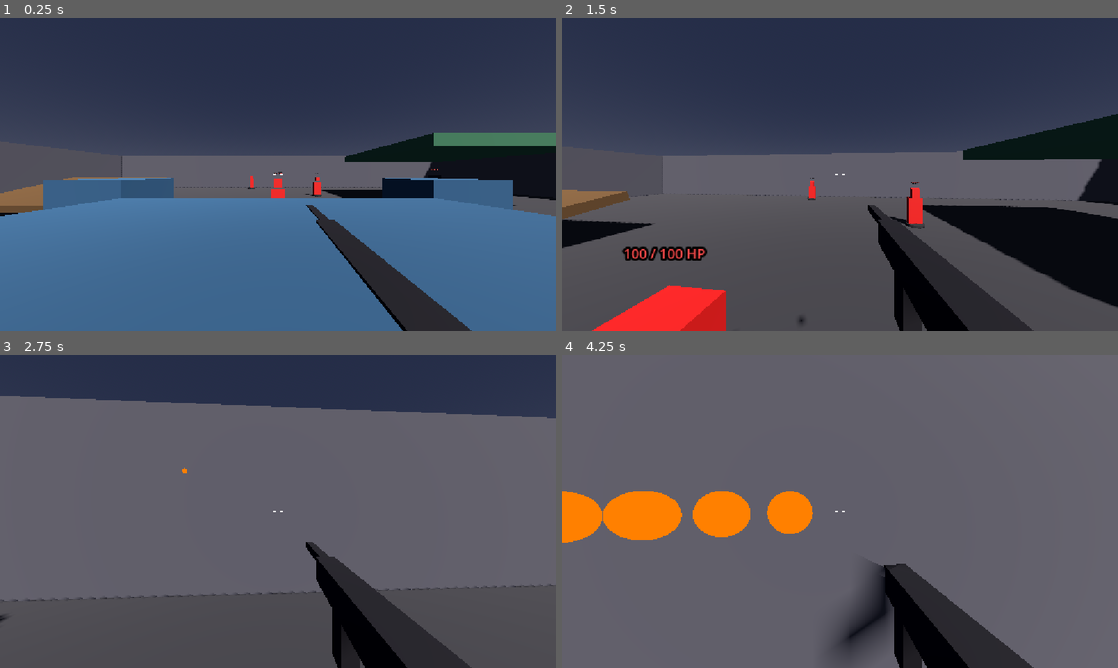
Above: before the commit, frames 1-4 (two rows, left to right).
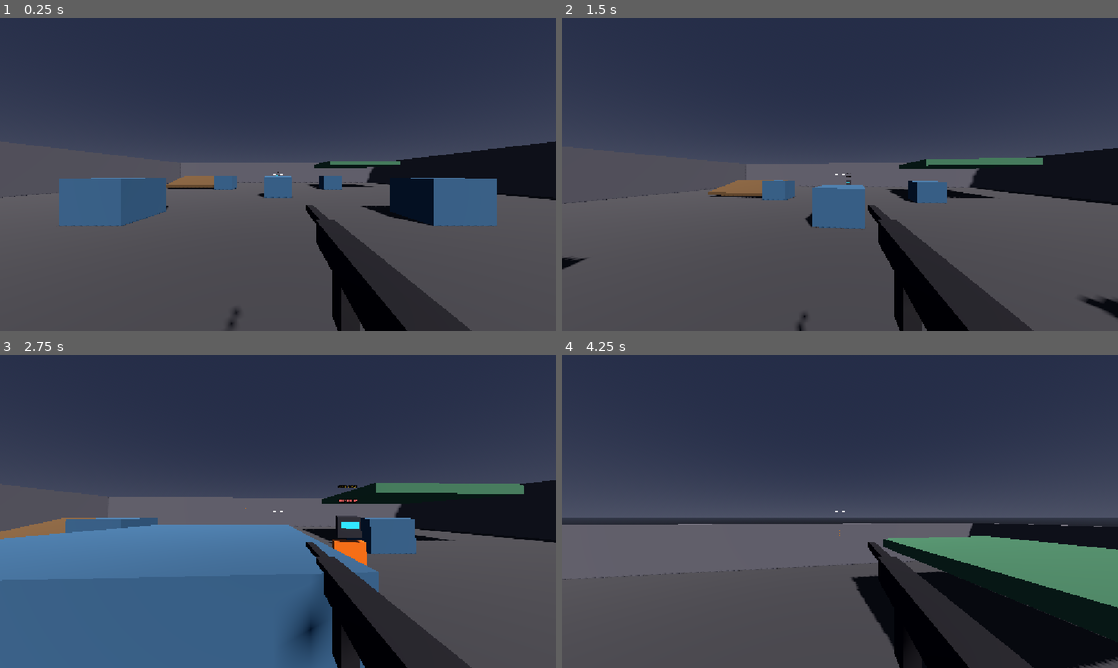
Above: after the commit, the same moments.

Repository: aimerscrypto/Project-FPS
Game: Godot game, scene res://scenes/maps/test_arena.tscn
Two runs of this game, one before a commit and one after it. Both use one fixed random seed, a clock stepped at 60 frames per second and the inputs below.
Inputs (mouse positions are in pixels of both pictures, inside the frame that each line leads up to):
- Up to frame 1 (0.25 s): no input
- Up to frame 2 (1.5 s): tap Enter at 0.5 s; move the mouse to (867, 174) at 0.52 s; hold Ctrl (crouch) 0.53-1.28 s; hold W (move_forward) from 0.53 s (still down); tap Space (jump) at 0.77 s; move the mouse to (812, 174) at 1.27 s; click (812, 174) at 1.35 s
- Up to frame 3 (2.75 s): keep holding W (move_forward); tap Space (jump) at 1.52 s; move the mouse to (289, 505) at 2.02 s; hold Shift (sprint) from 2.03 s (still down)
- Up to frame 4 (4.25 s): keep holding W (move_forward); move the mouse to (834, 517) at 2.77 s; release Shift (sprint) at 2.78 s; tap Ctrl (crouch) at 2.85 s; tap Space (jump) at 3.02, 3.77 s; move the mouse to (878, 514) at 3.52 s; press the mouse at (878, 514) at 3.53 s

The runs differ from the first frame. In frame 1, 44% of the frame differs, in the area x 0-100%, y 36-100%; in frame 2, 20%; in frame 3, 62%; in frame 4, 75%, in the area x 0-100%, y 0-100%.

Commit message:
Milestone 4: Fix BasicBot runtime AI with reliable perception, chase fallback, state tracking, and arena cleanup

Diff:
--- a/scenes/enemies/basic_bot.tscn
+++ b/scenes/enemies/basic_bot.tscn
@@ -98,3 +98,12 @@
 text = "100 / 100 HP"
 font_size = 18
 pixel_size = 0.003
+
+[node name="StateLabel" type="Label3D" parent="."]
+transform = Transform3D(1, 0, 0, 0, 1, 0, 0, 0, 1, 0, 2.15, 0)
+billboard = 2
+no_depth_test = true
+modulate = Color(0.3, 0.9, 1, 1)
+text = "STATE: IDLE"
+font_size = 16
+pixel_size = 0.003
--- a/scenes/maps/test_arena.tscn
+++ b/scenes/maps/test_arena.tscn
@@ -1,9 +1,8 @@
-[gd_scene load_steps=14 format=3 uid="uid://ciwtdv253nd7q"]
+[gd_scene load_steps=13 format=3 uid="uid://ciwtdv253nd7q"]
 
 [ext_resource type="Script" path="res://scripts/maps/test_arena.gd" id="1_arena"]
 [ext_resource type="PackedScene" path="res://scenes/player/player.tscn" id="2_player"]
-[ext_resource type="PackedScene" path="res://scenes/enemies/dummy_target.tscn" id="3_dummy"]
-[ext_resource type="PackedScene" path="res://scenes/enemies/basic_bot.tscn" id="4_bot"]
+[ext_resource type="PackedScene" path="res://scenes/enemies/basic_bot.tscn" id="3_bot"]
 
 [sub_resource type="ProceduralSkyMaterial" id="sky_mat"]
 sky_top_color = Color(0.15, 0.18, 0.28, 1)
@@ -58,19 +57,10 @@
 shadow_enabled = true
 
 [node name="Player" parent="." instance=ExtResource("2_player")]
-transform = Transform3D(1, 0, 0, 0, 1, 0, 0, 0, 1, 0, 0.9, 0)
+transform = Transform3D(1, 0, 0, 0, 1, 0, 0, 0, 1, 0, 0.9, 12)
 
-[node name="BasicBot" parent="." instance=ExtResource("4_bot")]
-transform = Transform3D(1, 0, 0, 0, 1, 0, 0, 0, 1, 8, 0, -8)
-
-[node name="DummyTarget_Near" parent="." instance=ExtResource("3_dummy")]
-transform = Transform3D(1, 0, 0, 0, 1, 0, 0, 0, 1, 0, 0, -6)
-
-[node name="DummyTarget_Mid" parent="." instance=ExtResource("3_dummy")]
-transform = Transform3D(1, 0, 0, 0, 1, 0, 0, 0, 1, 3, 0, -12)
-
-[node name="DummyTarget_Far" parent="." instance=ExtResource("3_dummy")]
-transform = Transform3D(1, 0, 0, 0, 1, 0, 0, 0, 1, -3, 0, -18)
+[node name="BasicBot" parent="." instance=ExtResource("3_bot")]
+transform = Transform3D(1, 0, 0, 0, 1, 0, 0, 0, 1, 0, 0, -10)
 
 [node name="NavigationRegion3D" type="NavigationRegion3D" parent="."]
 navigation_mesh = SubResource("NavigationMesh_arena")
@@ -106,30 +96,30 @@
 material = SubResource("mat_wall")
 
 [node name="CoverBlock_A1" type="CSGBox3D" parent="NavigationRegion3D"]
-transform = Transform3D(1, 0, 0, 0, 1, 0, 0, 0, 1, -5, 0.75, -5)
+transform = Transform3D(1, 0, 0, 0, 1, 0, 0, 0, 1, -6, 0.75, -6)
 use_collision = true
 size = Vector3(2, 1.5, 2)
 material = SubResource("mat_cover")
 
 [node name="CoverBlock_A2" type="CSGBox3D" parent="NavigationRegion3D"]
-transform = Transform3D(1, 0, 0, 0, 1, 0, 0, 0, 1, 5, 0.75, -5)
+transform = Transform3D(1, 0, 0, 0, 1, 0, 0, 0, 1, 6, 0.75, -6)
 use_collision = true
 size = Vector3(2, 1.5, 2)
 material = SubResource("mat_cover")
 
 [node name="CoverBlock_B1" type="CSGBox3D" parent="NavigationRegion3D"]
-transform = Transform3D(1, 0, 0, 0, 1, 0, 0, 0, 1, -5, 0.75, 5)
+transform = Transform3D(1, 0, 0, 0, 1, 0, 0, 0, 1, -6, 0.75, 6)
 use_collision = true
 size = Vector3(2, 1.5, 2)
 material = SubResource("mat_cover")
 
 [node name="CoverBlock_B2" type="CSGBox3D" parent="NavigationRegion3D"]
-transform = Transform3D(1, 0, 0, 0, 1, 0, 0, 0, 1, 5, 0.75, 5)
+transform = Transform3D(1, 0, 0, 0, 1, 0, 0, 0, 1, 6, 0.75, 6)
 use_collision = true
 size = Vector3(2, 1.5, 2)
 material = SubResource("mat_cover")
 
-[node name="CoverBlock_C" type="CSGBox3D" parent="NavigationRegion3D"]
+[node name="CoverBlock_Center" type="CSGBox3D" parent="NavigationRegion3D"]
 transform = Transform3D(1, 0, 0, 0, 1, 0, 0, 0, 1, 0, 0.75, 0)
 use_collision = true
 size = Vector3(2, 1.5, 2)
--- a/scripts/enemies/basic_bot.gd
+++ b/scripts/enemies/basic_bot.gd
@@ -4,13 +4,14 @@
 # Project FPS — BasicBot
 # Milestone 4 — Basic Bot
 #
-# A simple combat opponent featuring:
+# A reliable combat opponent featuring:
 # - Finite state machine (IDLE, SEARCH, CHASE, ATTACK, DEAD)
-# - NavigationAgent3D pathfinding around obstacles
-# - Line-of-sight raycast detection
-# - Configurable aim error & reaction delay
+# - Robust perception with accurate Line-of-Sight raycast
+# - NavigationAgent3D pathfinding with seamless direct-chase fallback
+# - Smooth rotation aiming with configurable aim error & reaction delay
 # - Hitscan weapon firing with reload cycle and damage delivery
-# - Health component integration with death, damage flash, and respawn
+# - Health component integration with hit flash, death state, and 2.5s respawn
+# - Runtime debug visuals (3D State label & 3D HP label)
 # =============================================================================
 
 # -----------------------------------------------------------------------------
@@ -19,12 +20,12 @@
 @export_group("Bot Stats")
 @export var max_health            : float = 100.0
 @export var move_speed            : float = 4.5    # m/s
-@export var turn_speed            : float = 6.0    # lerp rotation speed
+@export var turn_speed            : float = 6.0    # lerp rotation speed (rad/s)
 @export var gravity               : float = 20.0   # m/s² downward pull
 
 @export_group("Perception & Combat")
 @export var detection_range       : float = 25.0   # meters
-@export var combat_range_min      : float = 6.0    # meters (maintain distance)
+@export var combat_range_min      : float = 6.0    # meters (maintain distance / back up)
 @export var combat_range_max      : float = 16.0   # meters (chase if farther)
 @export var attack_fire_rate      : float = 5.0    # rounds per second
 @export var attack_damage         : float = 8.0    # damage per shot
@@ -44,15 +45,19 @@
 @onready var _muzzle      : Node3D           = $Visuals/WeaponMesh/Muzzle
 @onready var _muzzle_flash: MeshInstance3D   = $Visuals/WeaponMesh/Muzzle/Flash
 @onready var _hp_label    : Label3D          = $HPLabel
+@onready var _state_label : Label3D          = $StateLabel
 
 # -----------------------------------------------------------------------------
 # STATE MACHINE
 # -----------------------------------------------------------------------------
 enum State { IDLE, SEARCH, CHASE, ATTACK, DEAD }
 
-var _state          : State   = State.IDLE
+var _state          : State   = State.SEARCH
 var _player         : Node3D  = null
 var _spawn_position : Vector3 = Vector3.ZERO
+
+# Perception / logging tracking
+var _player_detected_logged : bool = false
 
 # Combat / weapon runtime state
 var _current_ammo    : int     = 15
@@ -62,6 +67,8 @@
 var _reaction_timer  : float   = 0.0
 var _has_los         : bool    = false
 var _muzzle_timer    : float   = 0.0
+var _deflect_timer   : float   = 0.0
+var _deflect_dir     : Vector3 = Vector3.ZERO
 
 # Damage flash materials
 var _mesh_instances : Array[MeshInstance3D] = []
@@ -96,6 +103,7 @@
 		_muzzle_flash.visible = false
 
 	_update_hp_label()
+	_update_state_label()
 
 
 func _collect_mesh_instances(node: Node) -> void:
@@ -107,6 +115,31 @@
 
 
 # =============================================================================
+# STATE MANAGEMENT
+# =============================================================================
+func _set_state(new_state: State) -> void:
+	if _state == new_state:
+		return
+	print("[BOT STATE] %s -> %s" % [State.keys()[_state], State.keys()[new_state]])
+	_state = new_state
+	_update_state_label()
+
+
+func _update_state_label() -> void:
+	if is_instance_valid(_state_label):
+		_state_label.text = "STATE: " + State.keys()[_state]
+		match _state:
+			State.IDLE, State.SEARCH:
+				_state_label.modulate = Color(0.4, 0.9, 1.0, 1.0)  # Cyan
+			State.CHASE:
+				_state_label.modulate = Color(1.0, 0.8, 0.2, 1.0)  # Yellow
+			State.ATTACK:
+				_state_label.modulate = Color(1.0, 0.2, 0.2, 1.0)  # Red
+			State.DEAD:
+				_state_label.modulate = Color(0.5, 0.5, 0.5, 1.0)  # Gray
+
+
+# =============================================================================
 # PHYSICS PROCESS
 # =============================================================================
 func _physics_process(delta: float) -> void:
@@ -126,7 +159,7 @@
 	if _player and is_instance_valid(_player):
 		_process_ai(delta)
 	else:
-		_state = State.IDLE
+		_set_state(State.IDLE)
 		velocity.x = move_toward(velocity.x, 0.0, move_speed * 4.0 * delta)
 		velocity.z = move_toward(velocity.z, 0.0, move_speed * 4.0 * delta)
 
@@ -154,12 +187,22 @@
 	var player_pos : Vector3 = _player.global_position
 	var dist : float = global_position.distance_to(player_pos)
 
+	# Detection check & non-spamming logging
+	if dist <= detection_range:
+		if not _player_detected_logged:
+			_player_detected_logged = true
+			print("[BOT] Player detected (Distance: %.1fm)" % dist)
+	else:
+		if _player_detected_logged:
+			_player_detected_logged = false
+			print("[BOT] Player lost (Distance: %.1fm)" % dist)
+
 	# Check Line of Sight
 	_has_los = _check_line_of_sight(player_pos)
 
-	# Outside detection range -> Idle / Search
+	# Outside detection range -> Search / Idle
 	if dist > detection_range:
-		_state = State.SEARCH
+		_set_state(State.SEARCH)
 		_reaction_timer = reaction_delay
 		velocity.x = move_toward(velocity.x, 0.0, move_speed * 4.0 * delta)
 		velocity.z = move_toward(velocity.z, 0.0, move_speed * 4.0 * delta)
@@ -175,11 +218,11 @@
 
 		if dist > combat_range_max:
 			# Too far: Chase player
-			_state = State.CHASE
+			_set_state(State.CHASE)
 			_navigate_toward(player_pos, delta)
 		elif dist < combat_range_min:
 			# Too close: Back up slowly while firing
-			_state = State.ATTACK
+			_set_state(State.ATTACK)
 			var away_dir := (global_position - player_pos).normalized()
 			away_dir.y = 0.0
 			velocity.x = away_dir.x * (move_speed * 0.5)
@@ -188,7 +231,7 @@
 				_try_fire()
 		else:
 			# In ideal combat range: Stand ground & fire
-			_state = State.ATTACK
+			_set_state(State.ATTACK)
 			velocity.x = move_toward(velocity.x, 0.0, move_speed * 6.0 * delta)
 			velocity.z = move_toward(velocity.z, 0.0, move_speed * 6.0 * delta)
 			if _reaction_timer <= 0.0:
@@ -196,14 +239,19 @@
 	else:
 		# Player in range but blocked by obstacles -> Navigate to player
 		_reaction_timer = reaction_delay
-		_state = State.CHASE
+		_set_state(State.CHASE)
 		_navigate_toward(player_pos, delta)
 
 
 func _check_line_of_sight(target_pos: Vector3) -> bool:
 	var space := get_world_3d().direct_space_state
+	if space == null:
+		return false
+
+	# Eye position at bot's head (y=1.4m)
 	var eye_pos := global_position + Vector3(0.0, 1.4, 0.0)
-	var player_target := target_pos + Vector3(0.0, 1.2, 0.0)
+	# Target position at player's torso center (player origin is at y=0.9m)
+	var player_target := target_pos + Vector3(0.0, 0.1, 0.0)
 
 	var query := PhysicsRayQueryParameters3D.create(eye_pos, player_target)
 	query.exclude = [self]
@@ -213,27 +261,59 @@
 		return false
 
 	var collider = result.collider
-	if collider == _player or (collider is Node and collider.get_parent() == _player):
+	if collider == _player:
 		return true
+	if collider is Node and (collider.get_parent() == _player or collider.is_in_group("player") or str(collider.name) == "Player"):
+		return true
 
 	return false
 
 
 func _navigate_toward(target_pos: Vector3, delta: float) -> void:
+	# Update navigation agent target
 	_nav_agent.target_position = target_pos
-	if _nav_agent.is_navigation_finished():
-		velocity.x = move_toward(velocity.x, 0.0, move_speed * 4.0 * delta)
-		velocity.z = move_toward(velocity.z, 0.0, move_speed * 4.0 * delta)
-		return
-
-	var next_pos := _nav_agent.get_next_path_position()
-	var move_dir := (next_pos - global_position).normalized()
+
+	var move_dir := Vector3.ZERO
+
+	if _deflect_timer > 0.0:
+		_deflect_timer -= delta
+		move_dir = _deflect_dir
+	else:
+		var next_pos := _nav_agent.get_next_path_position()
+		var dist_to_next := global_position.distance_to(next_pos)
+
+		if dist_to_next > 0.2 and not _nav_agent.is_navigation_finished():
+			move_dir = (next_pos - global_position).normalized()
+		else:
+			# Direct fallback toward target
+			move_dir = (target_pos - global_position).normalized()
+
 	move_dir.y = 0.0
+
+	# If colliding with a wall/obstacle while moving, deflect along the wall
+	if is_on_wall():
+		var wall_n := get_wall_normal()
+		var slid := move_dir.slide(wall_n).normalized()
+		if slid.length_squared() > 0.05:
+			move_dir = slid
+			_deflect_dir = slid
+			_deflect_timer = 0.4
+		else:
+			# Head-on collision: steer perpendicular along obstacle edge
+			var tangent := wall_n.cross(Vector3.UP).normalized()
+			var pos_a := global_position + tangent
+			var pos_b := global_position - tangent
+			if pos_a.distance_squared_to(target_pos) < pos_b.distance_squared_to(target_pos):
+				move_dir = tangent
+			else:
+				move_dir = -tangent
+			_deflect_dir = move_dir
+			_deflect_timer = 0.5
 
 	velocity.x = move_dir.x * move_speed
 	velocity.z = move_dir.z * move_speed
 
-	_rotate_toward(next_pos, delta)
+	_rotate_toward(target_pos, delta)
 
 
 func _rotate_toward(target_pos: Vector3, delta: float) -> void:
@@ -291,7 +371,7 @@
 
 	# Calculate muzzle origin & direction toward player with aim inaccuracy
 	var muzzle_pos := _muzzle.global_position if is_instance_valid(_muzzle) else global_position + Vector3(0.0, 1.2, 0.0)
-	var player_target := _player.global_position + Vector3(0.0, 1.1, 0.0)
+	var player_target := _player.global_position + Vector3(0.0, 0.1, 0.0)
 	var aim_dir := (player_target - muzzle_pos).normalized()
 
 	# Add random angular spread
@@ -362,7 +442,7 @@
 func _on_damage_received(_info: DamageInfo, _current_hp: float, _max_hp: float) -> void:
 	_update_hp_label()
 	_flash_hit()
-	# If attacked while idle, immediately alert to player
+	# If attacked while idle or searching, immediately alert bot to player
 	if _state == State.IDLE or _state == State.SEARCH:
 		_reaction_timer = 0.0
 
@@ -378,11 +458,12 @@
 
 
 func _on_died(killer: Node) -> void:
-	_state = State.DEAD
+	_set_state(State.DEAD)
 	velocity = Vector3.ZERO
 	_collision.set_deferred("disabled", true)
 	_visuals.visible = false
 	_hp_label.visible = false
+	_state_label.visible = false
 
 	var killer_name : String = str(killer.name) if killer else "World"
 	print("[BOT DEATH] Bot killed by %s" % killer_name)
@@ -400,15 +481,17 @@
 func _on_respawned() -> void:
 	global_position = _spawn_position
 	velocity = Vector3.ZERO
-	_state = State.SEARCH
 	_current_ammo = magazine_size
 	_is_reloading = false
 	_fire_timer = 0.0
 	_reaction_timer = reaction_delay
+	_player_detected_logged = false
 	_collision.set_deferred("disabled", false)
 	_visuals.visible = true
 	_hp_label.visible = true
+	_state_label.visible = true
 	_update_hp_label()
+	_set_state(State.SEARCH)
 	print("[BOT RESPAWN] Bot respawned at %s. HP: %.0f/%.0f" % [
 		str(_spawn_position),
 		_health.current_health if _health else 100.0,
--- a/scripts/maps/test_arena.gd
+++ b/scripts/maps/test_arena.gd
@@ -13,4 +13,6 @@
 
 func _ready() -> void:
 	if _nav_region:
-		_nav_region.bake_navigation_mesh()
+		_nav_region.bake_navigation_mesh(false)
+		var poly_count := _nav_region.navigation_mesh.get_polygon_count() if _nav_region.navigation_mesh else 0
+		print("[NAVMESH] Baked NavMesh. Polygons: %d" % poly_count)
Not shown, changed: DEVELOPMENT_STATUS.md
